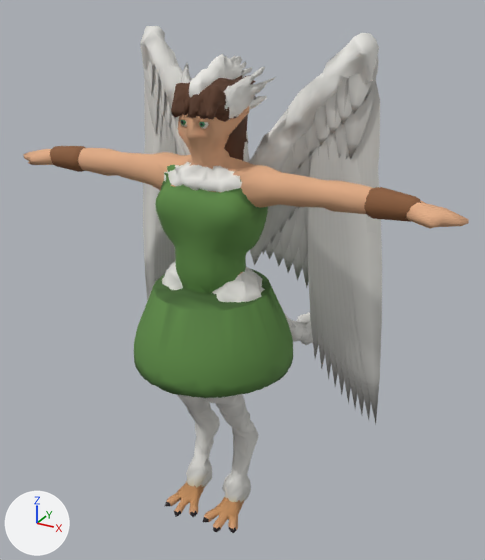
One commit to the glTF model assets/models/harpin_m.glb: the scene before it, then after it.
Rendered twice from a camera (50 mm lens) standing at (1.19, -2.2, 0.85) and looking at (-0.09, 0.12, -0.31). Arrows for +X, +Y and +Z are at lower left; the lights stay in place. The older version comes first. Vertices at exactly the same position are counted once.

Names of what the first picture shows: 'Body', 'Hair_crista', 'Hair_espetado', 'Hair_plumado', 'Outfit', 'Wings' and 1 more.
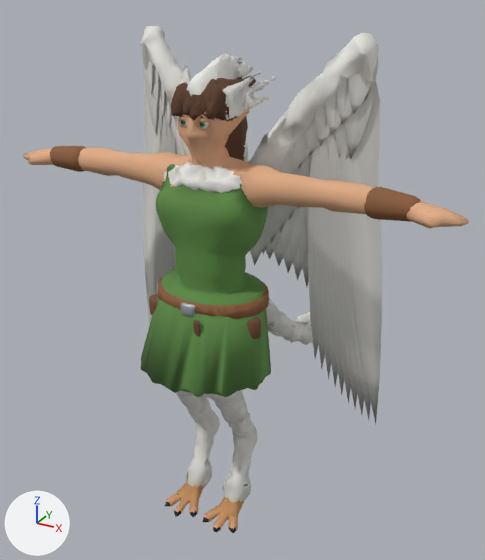
Boxes [x1, y1, x2, y2] around the edits, measured in the pictures (485 x 560 px; the box of a moved part takes in the faces that stretch with it):
'Outfit', reshaped: before [50, 146, 421, 398]; after [50, 146, 421, 397]
part 1 of me_body, deleted: before [162, 261, 183, 290]
part 2 of me_body, deleted: before [212, 267, 265, 302]
part 3 of me_body, moved or reshaped: before [180, 312, 312, 502]; after [170, 298, 313, 530]
part 4 of me_body, built on: before [107, 149, 208, 185]; after [94, 115, 274, 207]
part 5 of me_outfit, rebuilt (18% narrower): before [134, 165, 293, 398]; after [141, 164, 271, 397]
part 6 of me_outfit, rebuilt (not visible before): after [149, 275, 269, 319]
part 7 of me_outfit, added: after [247, 317, 261, 339]
part 8 of me_outfit, added: after [193, 320, 200, 337]

The edits, one by one:
me_body is used by ob_body; location (0.0, 0.0, 0.0).
me_body had 2144 vertices, 3653 faces and spanned x -0.87..0.87, y -0.47..0.99, z -1.16..0.56.
me_body now has 2037 vertices, 3653 faces and spans x -0.87..0.87, y -0.46..0.99, z -1.16..0.56.
me_body part 1: the loose piece of 127 vertices spanning x -0.21..-0.02, y -0.39..-0.16, z -0.18..-0.06 is deleted.
me_body part 2: the loose piece of 125 vertices spanning x 0.02..0.21, y -0.39..-0.16, z -0.18..-0.07 is deleted.
me_body part 3: 26 vertices moved from x -0.18..0.17, y -0.47..0.71, z -1.09..-0.32 to x -0.16..0.16, y -0.46..0.72, z -1.07..-0.32; 357 vertices removed from x -0.2..0.2, y -0.47..0.88, z -1.14..-0.26; 466 vertices added at x -0.18..0.18, y -0.46..0.99, z -1.15..-0.2.
me_body part 4: 3 vertices moved within x -0.15..-0.12, y -0.23..-0.19, z 0.21..0.5; 5 vertices removed from x -0.42..0.02, y -0.36..-0.17, z 0.26..0.37; 37 vertices added at x -0.46..0.21, y -0.39..-0.17, z 0.2..0.52.
Other edits to the shape of me_body do not show in these pictures.
me_outfit is used by ob_outfit; location (0.0, 0.0, 0.0).
me_outfit had 1622 vertices, 3233 faces and spanned x -0.733..0.733, y -0.572..0.036, z -0.452..0.29.
me_outfit now has 1622 vertices, 3237 faces and spans x -0.733..0.733, y -0.553..-0.103, z -0.472..0.29.
me_outfit part 5: the loose piece of 1152 vertices spanning x -0.305..0.304, y -0.572..0.036, z -0.452..0.285 is rebuilt with 956 vertices and now spans x -0.255..0.253, y -0.553..-0.119, z -0.472..0.285.
me_outfit part 6: the loose piece of 247 vertices spanning x -0.162..0.162, y -0.398..-0.162, z -0.281..-0.166 is rebuilt with 306 vertices and now spans x -0.231..0.218, y -0.448..-0.103, z -0.3..-0.161.
me_outfit part 7: a new loose piece of 57 vertices spanning x 0.173..0.234, y -0.362..-0.302, z -0.295..-0.22, in mat_leather.
me_outfit part 8: a new loose piece of 17 vertices spanning x 0.037..0.063, y -0.464..-0.452, z -0.407..-0.207, in mat_leather.
Other edits to the shape of me_outfit do not show in these pictures.
